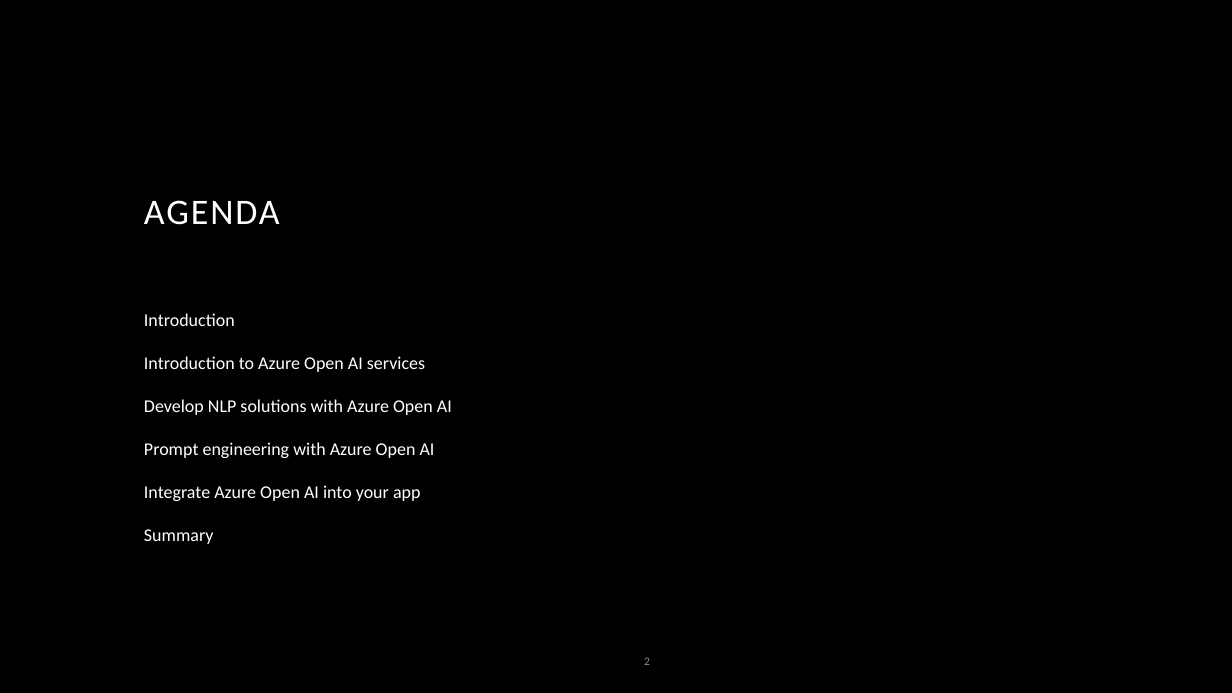
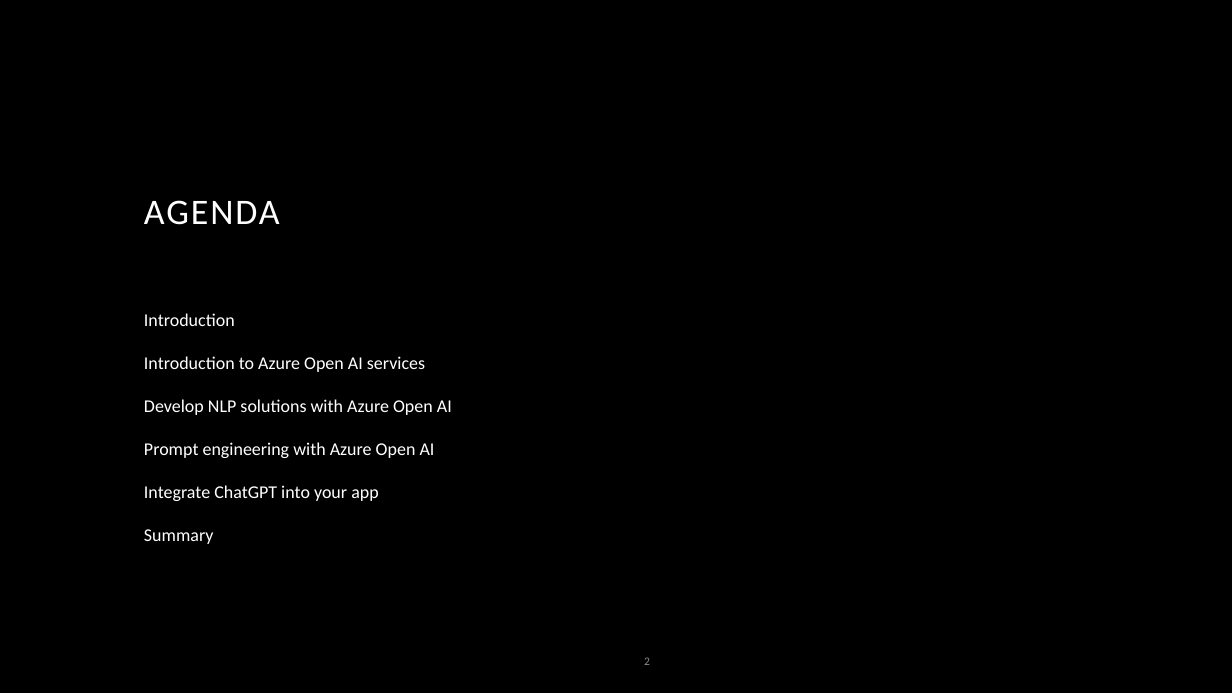
Before and after one commit to sujoy-saha/Develop-AI-solutions-with-Azure-AI, a slide deck: slide 2 of 6. Develop AI solutions with Azure OpenAI/Develop AI solutions with Azure OpenAI.pptx. Drawn at 1232x693 pixels with LibreOffice and Linux fonts; fonts in the diff are those of the drawing; background and template pictures are left out. Boxes give left, top, right and bottom in pixels: in the first picture for what was removed or moved away, otherwise in the second. Text is boxed around its words. In the diff, an @@ line names an element or a change of style, - is before the commit and + after.

```diff
--- a/6. Develop AI solutions with Azure OpenAI/Develop AI solutions with Azure OpenAI.pptx
+++ b/6. Develop AI solutions with Azure OpenAI/Develop AI solutions with Azure OpenAI.pptx
@@ text at (144, 485, 378, 501): text changed @@
-Integrate Azure Open AI into your app
+Integrate ChatGPT into your app
```
Also in this commit, not shown: 7 other slides changed, 4 slides added, 4 slides removed, 2 other files.
